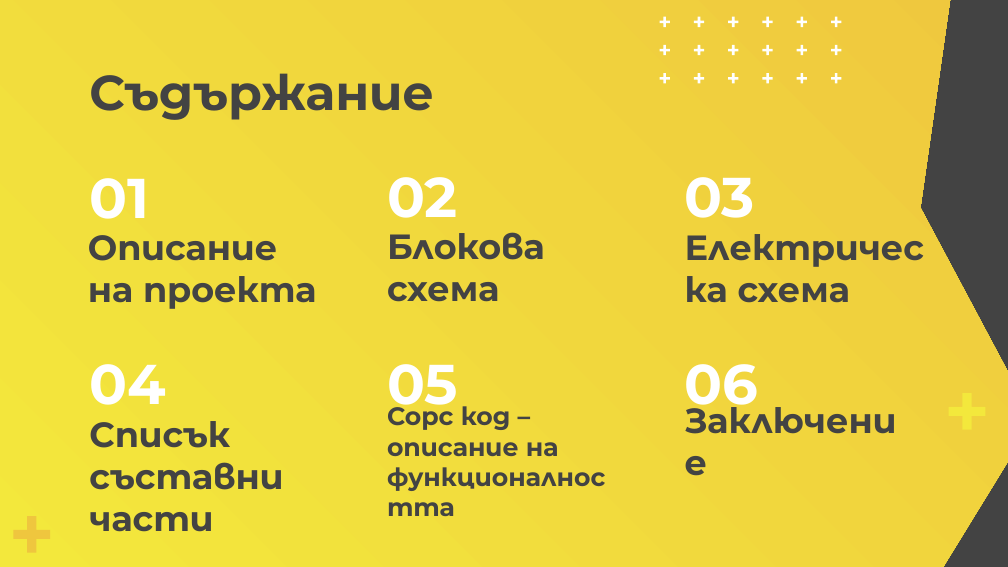
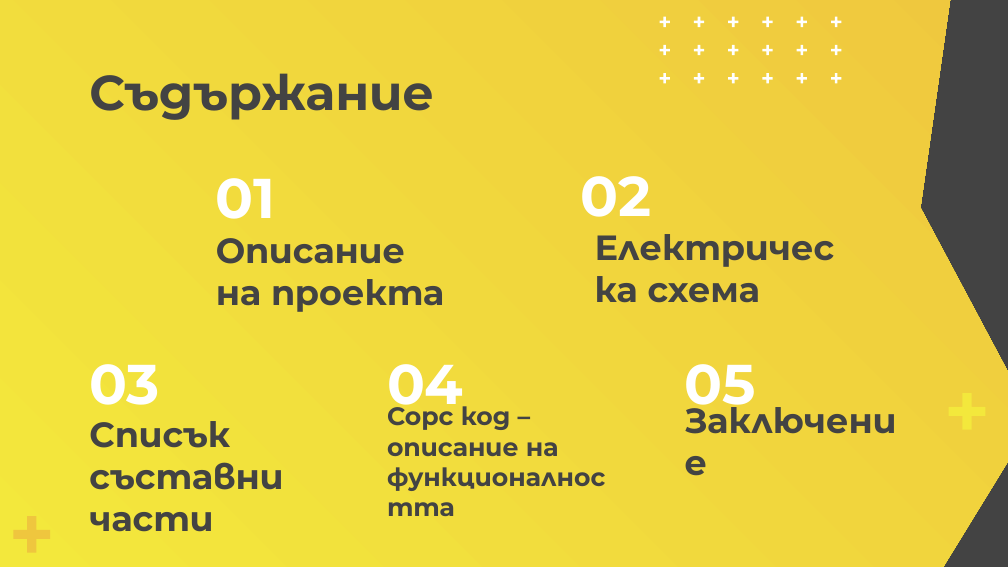
Before and after one commit to nikolaytabalyov/StreakGuardian, a slide deck: slide 2 of documents/Презентация - StreakGuardian.pptx. Drawn at 1008x567 pixels with LibreOffice and Linux fonts; fonts in the diff are those of the drawing. Boxes give left, top, right and bottom in pixels: in the first picture for what was removed or moved away, otherwise in the second. Text is boxed around its words. In the diff, an @@ line names an element or a change of style, - is before the commit and + after.

```diff
--- a/documents/Презентация - StreakGuardian.pptx
+++ b/documents/Презентация - StreakGuardian.pptx
@@ title "01": place and size @@
-title "01" at (89,178,149,219)
+title "01" at (216,178,276,219)
@@ title "02": place and size @@
-title "02" at (387,177,458,218)
+title "02" at (581,176,652,217)
@@ title removed at (685,177,756,218) @@
-03
@@ title "Описание на проекта": place and size @@
-title "Описание на проекта" at (88,235,316,309)
+title "Описание на проекта" at (216,238,444,312)
@@ title removed at (387,232,545,302) @@
-Блокова схема
@@ title "Електрическа схема": place and size @@
-title "Електрическа схема" at (738,283,850,303)
+title "Електрическа схема" at (648,283,760,303)
@@ title at (89,364,160,405): text changed @@
-04
+03
@@ title at (387,364,464,417): text changed @@
-05
+04
@@ title at (685,364,756,417): text changed @@
-06
+05
```
Also in this commit, not shown: 2 slides added, 1 slide removed, 1 other file.
